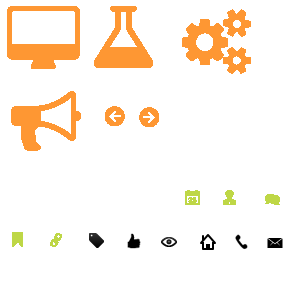
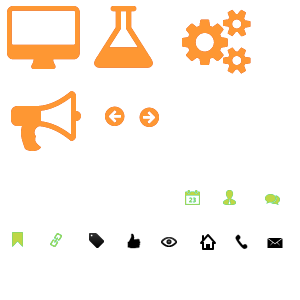
Before/after of a 300 × 300 layered artwork. What changed in the layer stack:
painted on "#1" over [139, 107, 159, 127]
painted on (unnamed layer) (6th of 10) over [105, 106, 125, 126]
painted on (unnamed layer) (7th of 10) over [11, 91, 81, 151]
painted on (unnamed layer) (8th of 10) over [182, 9, 251, 74]
painted on (unnamed layer) (9th of 10) over [94, 6, 153, 68]
painted on (unnamed layer) (10th of 10) over [7, 6, 80, 69]
painted on "Layer 6" over [50, 233, 62, 247]
painted on "Layer 5" over [12, 232, 23, 247]
painted on "Layer 4" over [265, 194, 280, 205]
painted on "Layer 3" over [223, 190, 236, 205]
painted on "Layer 2" over [185, 190, 200, 205]
